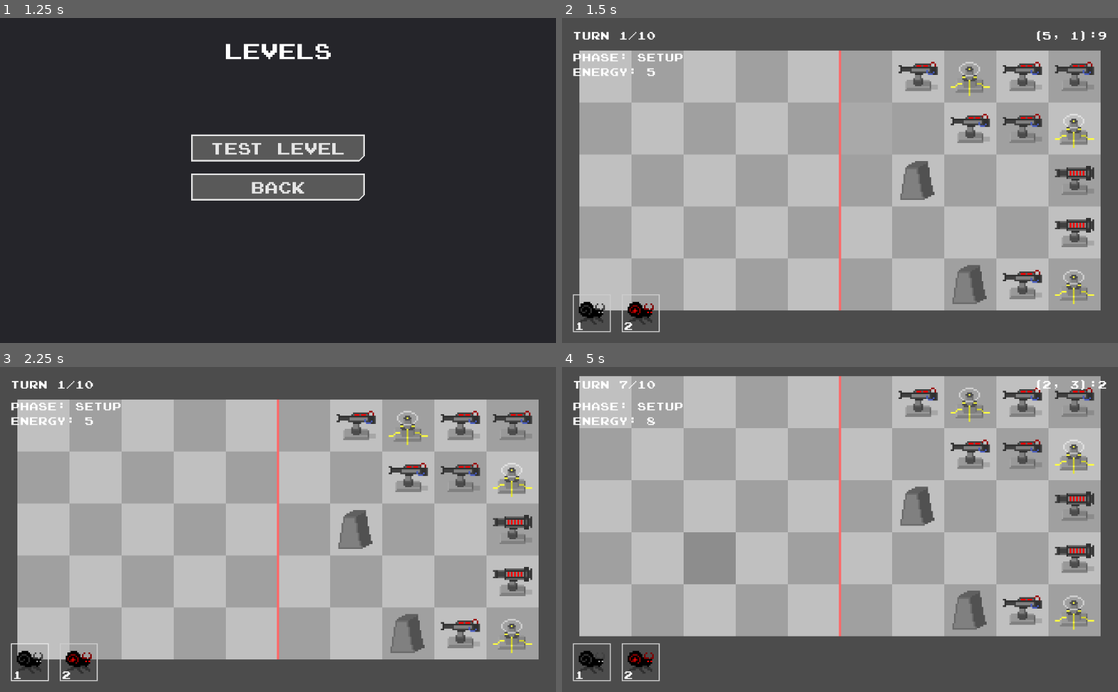
Above: before the commit, frames 1-4 (two rows, left to right).
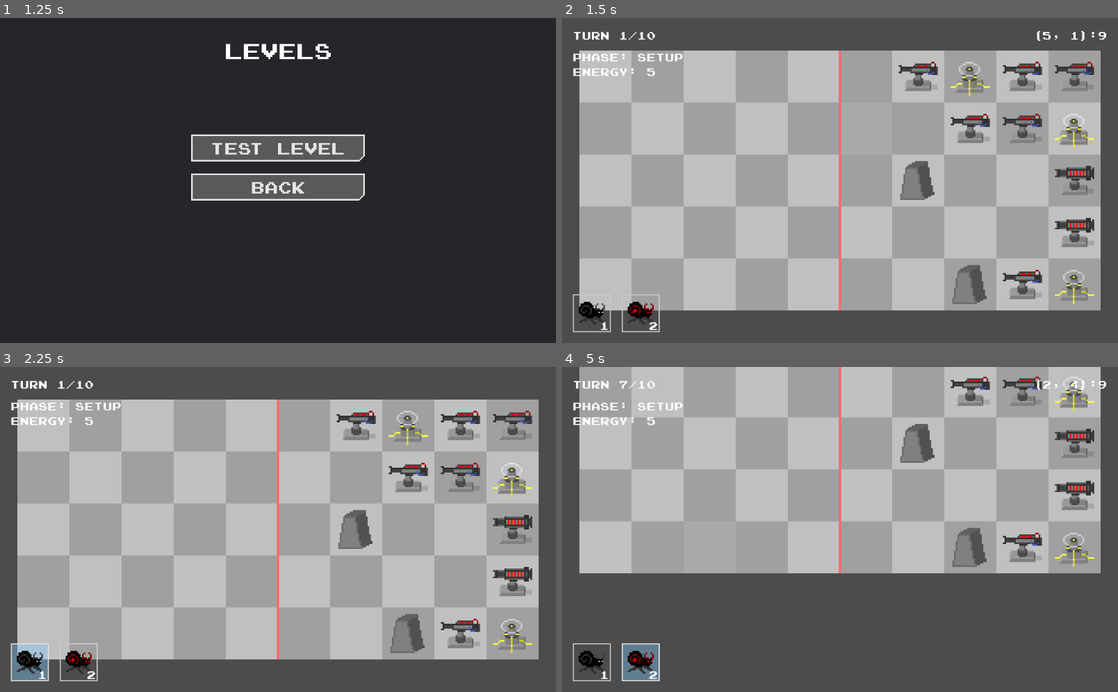
Above: after the commit, the same moments.

Repository: Exospud/Ephemera
Game: Godot game, scene res://screens/title/TitleScreen.tscn
The game is run twice, just before and just after one commit, with the same random seed, the same clock (stepped at 60 frames per second) and the same inputs.
Inputs (mouse positions are in pixels of both pictures, inside the frame that each line leads up to):
- Up to frame 1 (1.25 s): click "Play" at 0.5 s
- Up to frame 2 (1.5 s): click "Test Level" at 1.25 s
- Up to frame 3 (2.25 s): click "1" at 2 s
- Up to frame 4 (5 s): click "2" at 2.75 s; tap Enter (ui_accept) at 3.5, 3.77, 3.8, 4.07, 4.35, 4.52, 4.82 s; move the mouse to (962, 513) at 3.52 s; hold Right (ui_right) 3.53-4.28 s; hold R 3.53-4.28 s; move the mouse to (728, 545) at 4.27 s; hold Down (ui_down) from 4.28 s (still down); tap R at 4.55 s

Frame 1 is identical in both runs. In frame 2, less than 0.1% of the frame differs, in the area x 2-18%, y 93-97%; in frame 3, 0.6%; in frame 4, 67%, in the area x 2-98%, y 0-97%.

Commit message:
Finished implementing unit button selection

Diff:
--- a/assets/ui/imagebutton/ImageButton.gd
+++ /dev/null
@@ -1,11 +0,0 @@
-extends Button
-
-
-export(Texture) var texture = preload("res://assets/missing.png")
-export var label_text := "-1"
-
-
-# Called when the node enters the scene tree for the first time.
-func _ready():
-	$Texture.texture = self.texture
-	$Label.text = self.label_text
--- a/assets/ui/imagebutton/ImageButton.tscn
+++ /dev/null
@@ -1,54 +0,0 @@
-[gd_scene load_steps=7 format=2]
-
-[ext_resource path="res://assets/fonts/LabelFont.tres" type="DynamicFont" id=1]
-[ext_resource path="res://assets/ui/empty.tres" type="StyleBox" id=2]
-[ext_resource path="res://assets/ui/imagebutton/image_hover.tres" type="StyleBox" id=3]
-[ext_resource path="res://assets/ui/imagebutton/image_pressed.tres" type="StyleBox" id=4]
-[ext_resource path="res://assets/ui/imagebutton/image_empty.tres" type="StyleBox" id=5]
-[ext_resource path="res://assets/ui/imagebutton/ImageButton.gd" type="Script" id=6]
-
-[node name="ImageButton" type="Button"]
-margin_left = -35.0
-margin_top = -35.0
-margin_right = 35.0
-margin_bottom = 35.0
-grow_horizontal = 2
-grow_vertical = 2
-custom_styles/hover = ExtResource( 3 )
-custom_styles/pressed = ExtResource( 4 )
-custom_styles/focus = ExtResource( 2 )
-custom_styles/disabled = ExtResource( 2 )
-custom_styles/normal = ExtResource( 5 )
-script = ExtResource( 6 )
-__meta__ = {
-"_edit_lock_": true
-}
-
-[node name="Texture" type="TextureRect" parent="."]
-anchor_left = 0.5
-anchor_top = 0.5
-anchor_right = 0.5
-anchor_bottom = 0.5
-margin_left = -24.0
-margin_top = -24.0
-margin_right = 24.0
-margin_bottom = 24.0
-grow_horizontal = 2
-grow_vertical = 2
-stretch_mode = 1
-__meta__ = {
-"_edit_lock_": true
-}
-
-[node name="Label" type="Label" parent="."]
-anchor_left = 0.05
-anchor_top = 1.0
-anchor_right = 0.95
-anchor_bottom = 1.0
-margin_top = -24.0
-custom_fonts/font = ExtResource( 1 )
-text = "-1"
-valign = 2
-__meta__ = {
-"_edit_lock_": true
-}
--- /dev/null
+++ b/assets/ui/imagebutton/UnitButton.gd
@@ -0,0 +1,30 @@
+extends Button
+
+
+export(Texture) var texture = preload("res://assets/missing.png")
+export var label_text := ""
+export(Level.Spawns) var spawn : int = Level.Spawns.SNIDER
+
+onready var _stage := $"../../../Stage"
+
+
+# Called when the node enters the scene tree for the first time.
+func _ready():
+	$Texture.texture = self.texture
+	$Label.text = self.label_text
+
+
+func _set_selected_unit():
+	for button in get_parent().get_children():
+		button.pressed = false
+	self.pressed = true
+
+	_stage.selected_unit = spawn
+
+
+func _on_mouse_enter():
+	_stage.can_place = false
+
+
+func _on_mouse_exit():
+	_stage.can_place = true
--- /dev/null
+++ b/assets/ui/imagebutton/UnitButton.tscn
@@ -0,0 +1,62 @@
+[gd_scene load_steps=7 format=2]
+
+[ext_resource path="res://assets/ui/imagebutton/image_empty.tres" type="StyleBox" id=1]
+[ext_resource path="res://assets/ui/imagebutton/image_hover.tres" type="StyleBox" id=2]
+[ext_resource path="res://assets/ui/imagebutton/image_pressed.tres" type="StyleBox" id=3]
+[ext_resource path="res://assets/fonts/LabelFont.tres" type="DynamicFont" id=4]
+[ext_resource path="res://assets/ui/empty.tres" type="StyleBox" id=5]
+[ext_resource path="res://assets/ui/imagebutton/UnitButton.gd" type="Script" id=6]
+
+[node name="UnitButton" type="Button"]
+margin_left = -35.0
+margin_top = -35.0
+margin_right = 35.0
+margin_bottom = 35.0
+grow_horizontal = 2
+grow_vertical = 2
+focus_mode = 0
+custom_styles/hover = ExtResource( 2 )
+custom_styles/pressed = ExtResource( 3 )
+custom_styles/focus = ExtResource( 5 )
+custom_styles/disabled = ExtResource( 5 )
+custom_styles/normal = ExtResource( 1 )
+toggle_mode = true
+action_mode = 0
+enabled_focus_mode = 0
+script = ExtResource( 6 )
+__meta__ = {
+"_edit_lock_": true
+}
+
+[node name="Texture" type="TextureRect" parent="."]
+anchor_left = 0.5
+anchor_top = 0.5
+anchor_right = 0.5
+anchor_bottom = 0.5
+margin_left = -24.0
+margin_top = -24.0
+margin_right = 24.0
+margin_bottom = 24.0
+grow_horizontal = 2
+grow_vertical = 2
+stretch_mode = 1
+__meta__ = {
+"_edit_lock_": true
+}
+
+[node name="Label" type="Label" parent="."]
+anchor_left = 0.05
+anchor_top = 1.0
+anchor_right = 0.95
+anchor_bottom = 1.0
+margin_top = -24.0
+custom_fonts/font = ExtResource( 4 )
+align = 2
+valign = 2
+__meta__ = {
+"_edit_lock_": true
+}
+
+[connection signal="mouse_entered" from="." to="." method="_on_mouse_enter"]
+[connection signal="mouse_exited" from="." to="." method="_on_mouse_exit"]
+[connection signal="pressed" from="." to="." method="_set_selected_unit"]
--- a/assets/ui/imagebutton/image_pressed.tres
+++ b/assets/ui/imagebutton/image_pressed.tres
@@ -1,7 +1,7 @@
 [gd_resource type="StyleBoxFlat" format=2]
 
 [resource]
-bg_color = Color( 0, 0, 0, 0.196078 )
+bg_color = Color( 0.5, 0.791667, 1, 0.392157 )
 border_width_left = 2
 border_width_top = 2
 border_width_right = 2
--- a/game/levels/Level.gd
+++ b/game/levels/Level.gd
@@ -45,8 +45,8 @@
 
 
 #$ Spawns an entity at the specified cell if possible
-func spawn_entity(cell: Vector2):
+func spawn_entity(cell: Vector2, unit: int):
 	if cell_available(cell):
-		var entity : Entity = spawn_assets[Spawns.SNASER].scene.instance()
+		var entity : Entity = spawn_assets[unit].scene.instance()
 		add_child(entity)
 		entity.set_cell(cell)
--- a/game/stage/Camera.gd
+++ b/game/stage/Camera.gd
@@ -35,7 +35,7 @@
 	if Input.is_action_pressed("ui_zoom_out"):
 		adjust_stage_scale(-delta)
 
-	if Input.is_action_pressed("ui_accept"):
+	if Input.is_key_pressed(KEY_R):
 		_reset_position()
 
 
--- a/game/stage/Stage.gd
+++ b/game/stage/Stage.gd
@@ -13,6 +13,8 @@
 var time_elapsed : float = 0.0
 var energy : int = 0
 var setup_phase := false
+var selected_unit : int = -1
+var can_place := false
 
 
 ## Called when the node enters the scene tree for the first time.
@@ -48,14 +50,20 @@
 
 
 func _attempt_spawn():
-	var cost := 1
+	if not can_place:
+		return
+
+	if selected_unit < 0:
+		return
+
+	var cost : int = Level.spawn_assets[selected_unit].cost
 
 	if energy < cost:
 		return
 
 	var mouse_cell : Vector2 = _map.get_mouse_cell()
 	if _level.cell_available(mouse_cell) and mouse_cell.x < 5:
-		_level.spawn_entity(mouse_cell)
+		_level.spawn_entity(mouse_cell, selected_unit)
 		energy -= cost
 
 
@@ -103,7 +111,7 @@
 	turn_number += 1
 	setup_phase = true
 	time_elapsed = 0.0
-	energy = _level.base_energy_gen + sqrt(max(0, time_remaining - 1))
+	energy = _level.base_energy_gen
 	_turn_label.text = "Turn " + str(turn_number) + "/" + str(_level.max_turns)
 
 
--- a/screens/play/SelectButtons.gd
+++ b/screens/play/SelectButtons.gd
@@ -1,7 +1,7 @@
 extends Control
 
 
-const PL_IMAGE_BUTTON := preload("res://assets/ui/imagebutton/ImageButton.tscn")
+const PL_UNIT_BUTTON := preload("res://assets/ui/imagebutton/UnitButton.tscn")
 
 
 ## Sets the GUI's unit buttons
@@ -14,18 +14,20 @@
 
 	## Generating buttons according to units allowed in current level
 	for i in range(0, level.spawnable.size()):
-		var image_button = PL_IMAGE_BUTTON.instance()
+		var unit_button = PL_UNIT_BUTTON.instance()
 		var spawn = level.spawn_assets[level.spawnable[i]]
-		image_button.texture = spawn.texture
-		image_button.label_text = spawn.cost
-		image_button.anchor_right = 0.0
-		image_button.anchor_top = 1.0
+		unit_button.texture = spawn.texture
+		unit_button.label_text = spawn.cost
+		unit_button.spawn = level.spawnable[i]
 
-		var button_size = image_button.rect_size
+		unit_button.anchor_right = 0.0
+		unit_button.anchor_top = 1.0
 
-		image_button.margin_bottom = -margin_size.y
-		image_button.margin_left = margin_size.x + i*(margin_size.x + button_size.x)
-		image_button.margin_top = -margin_size.y - button_size.y
-		image_button.margin_right = margin_size.x + button_size.x + i*(margin_size.x + button_size.x)
+		var button_size = unit_button.rect_size
 
-		add_child(image_button)
+		unit_button.margin_bottom = -margin_size.y
+		unit_button.margin_left = margin_size.x + i*(margin_size.x + button_size.x)
+		unit_button.margin_top = -margin_size.y - button_size.y
+		unit_button.margin_right = margin_size.x + button_size.x + i*(margin_size.x + button_size.x)
+
+		add_child(unit_button)
